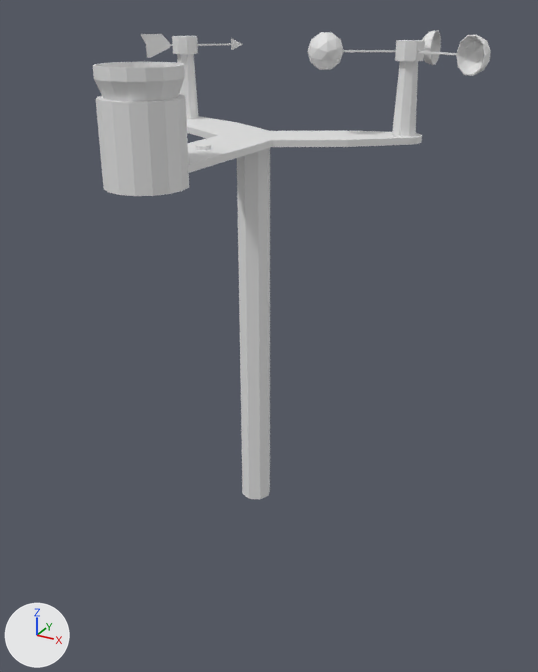
One commit to the Blender file models/weatherStation.blend: the scene before it, then after it.
One viewpoint serves both versions: a camera (50 mm lens) standing at (10.9, -18.9, 4.5) and looking at (1.0, -0.8, -4.5). Lighting does not change. The marker at lower left points along +X, +Y and +Z.

Script lines for the objects in view, before the commit:
```python
me_cylinder_003 = bpy.data.meshes.new('Cylinder.003')
me_cylinder_003.from_pydata(...)  # 102 vertices, 71 faces; spans x -4.25..4.25, y -4.83..2.67, z -11.0..3.19
me_cylinder_006 = bpy.data.meshes.new('Cylinder.006')
me_cylinder_006.from_pydata(...)  # 196 vertices, 298 faces; spans x -3.02..3.06, y -2.02..3.47, z -1.93..1.83
me_cylinder_007 = bpy.data.meshes.new('Cylinder.007')
me_cylinder_007.from_pydata(...)  # 50 vertices, 41 faces; spans x -1.24..1.67, y -1.23..1.68, z -1.43..1.29
me_cylinder_008 = bpy.data.meshes.new('Cylinder.008')
me_cylinder_008.from_pydata(...)  # 128 vertices, 114 faces; spans x -1.0..1.0, y -1.0..1.0, z -1.0..1.69
ob_base = bpy.data.objects.new('Base', me_cylinder_003)
ob_base.location = (0.0, 0.0, 0.0)
ob_raincollection = bpy.data.objects.new('RainCollection', me_cylinder_008)
ob_raincollection.location = (0.0, -5.0, 1.69)
ob_winddirection = bpy.data.objects.new('WindDirection', me_cylinder_007)
ob_winddirection.location = (-3.72, 2.16, 3.44)
ob_winddirection.scale = (0.808, 0.808, 0.253)
ob_windspeed = bpy.data.objects.new('WindSpeed', me_cylinder_006)
ob_windspeed.location = (3.72, 2.16, 3.44)
ob_windspeed.scale = (0.808, 0.808, 0.253)
```
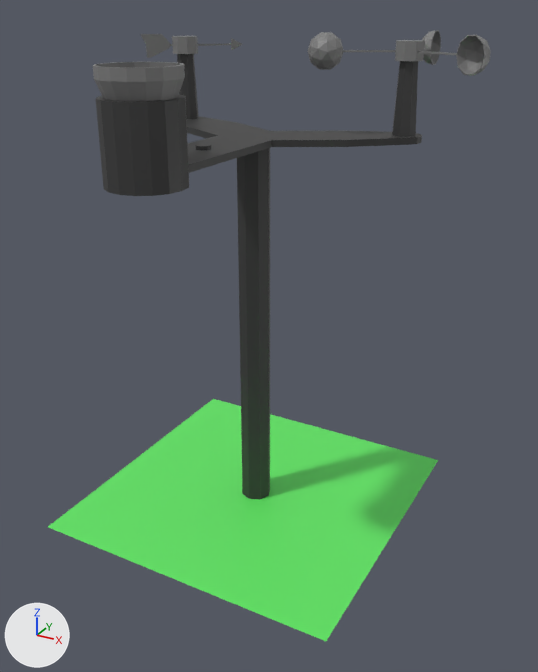
The change, as a list of edits to the scene's bpy script:
```text
Add mat_material_003:
    mat_material_003 = principled_material('Material.003')
    mat_material_003.base_color = (0.207, 0.207, 0.207)  # grey #7e7e7e
Add mat_material_002:
    mat_material_002 = principled_material('Material.002')
    mat_material_002.base_color = (0.0388, 0.0388, 0.0388)  # black #373737
Add mat_material_001:
    mat_material_001 = principled_material('Material.001')
    mat_material_001.base_color = (0.121, 0.8, 0.129)  # green #62e765
Change me_cylinder_003:
    used by ob_base; location = (0.0, 0.0, 0.0)
    remove me_cylinder_003.from_pydata(...)  # 102 vertices, 71 faces; spans x -4.25..4.25, y -4.83..2.67, z -11.0..3.19
    add me_cylinder_003.from_pydata(...)  # 134 vertices, 89 faces; spans x -4.25..4.25, y -6.0..2.67, z -11.0..3.19
    me_cylinder_003 part 1: a new loose piece, a 16-sided cylinder along z spanning x -1.0..1.0, y -6.0..-4.0, z 0.69..2.69, in mat_material_002 (black #373737)
    me_cylinder_003 part 2: 71 faces spanning x -4.25..4.25, y -4.83..2.67, z -11.0..3.19 switch from no material to mat_material_002 (black #373737)
Change me_cylinder_006:
    where me_cylinder_006.from_pydata(...)  # 196 vertices, 298 faces; spans x -3.02..3.06, y -2.02..3.47, z -1.93..1.83
    add me_cylinder_006.materials.append(mat_material_003)  # grey #7e7e7e
Change me_cylinder_007:
    where me_cylinder_007.from_pydata(...)  # 50 vertices, 41 faces; spans x -1.24..1.67, y -1.23..1.68, z -1.43..1.29
    add me_cylinder_007.materials.append(mat_material_003)  # grey #7e7e7e
Change me_cylinder_008:
    used by ob_raincollection; location = (0.0, -5.0, 1.69)
    remove me_cylinder_008.from_pydata(...)  # 128 vertices, 114 faces; spans x -1.0..1.0, y -1.0..1.0, z -1.0..1.69
    add me_cylinder_008.from_pydata(...)  # 96 vertices, 96 faces; spans x -1.0..1.0, y -1.0..1.0, z 0.47..1.69
    me_cylinder_008 part 3: the loose piece of 32 vertices spanning x -1.0..1.0, y -1.0..1.0, z -1.0..1.0 is deleted
    me_cylinder_008 part 4: 96 faces spanning x -1.0..1.0, y -1.0..1.0, z 0.47..1.69 switch from no material to mat_material_003 (grey #7e7e7e)
Add me_plane:
    me_plane.from_pydata([(-1.0, -1.0, 0.0), (1.0, -1.0, 0.0), (-1.0, 1.0, 0.0), (1.0, 1.0, 0.0)], [], [(0, 1, 3, 2)])
    me_plane.materials.append(mat_material_001)  # green #62e765
Add ob_plane:
    ob_plane = bpy.data.objects.new('Plane', me_plane)
    ob_plane.location = (0.0, 0.0, -11.0)
    ob_plane.scale = (5.0, 5.0, 5.0)
```

Pixel boxes [x1, y1, x2, y2] of what changed, in the pictures (538 x 672 px):
'Plane', added (green)
    after: [48, 399, 438, 641]
'WindSpeed', recoloured
    both: [307, 30, 491, 76]
'WindDirection', recoloured
    both: [140, 34, 243, 58]
part 1 of me_cylinder_003, added (black)
    after: [96, 94, 189, 196]
part 2 of me_cylinder_003, recoloured (grey to black)
    both: [177, 54, 422, 500]
part 3 of me_cylinder_008, deleted
    before: [96, 94, 189, 196]
part 4 of me_cylinder_008, recoloured
    both: [93, 62, 185, 101]
